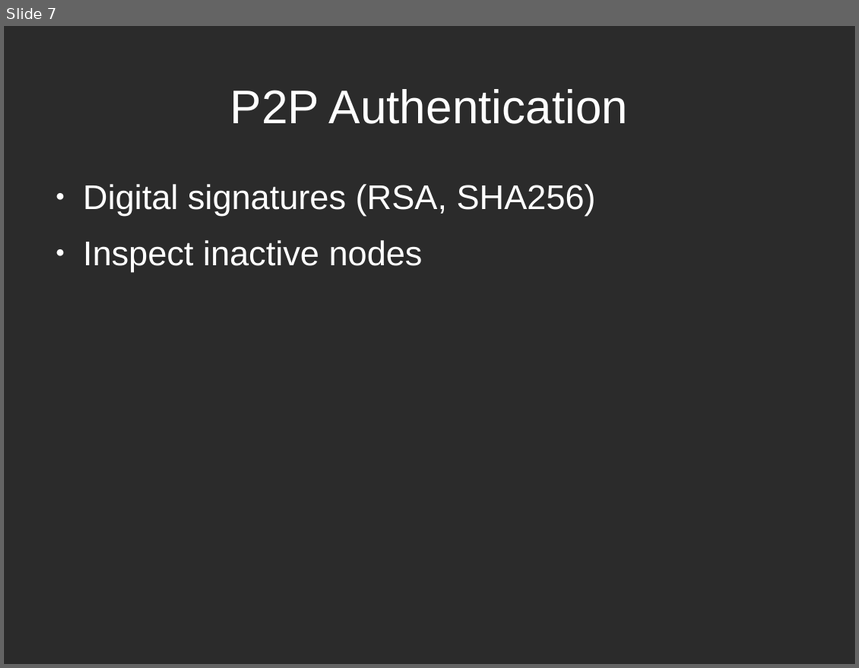
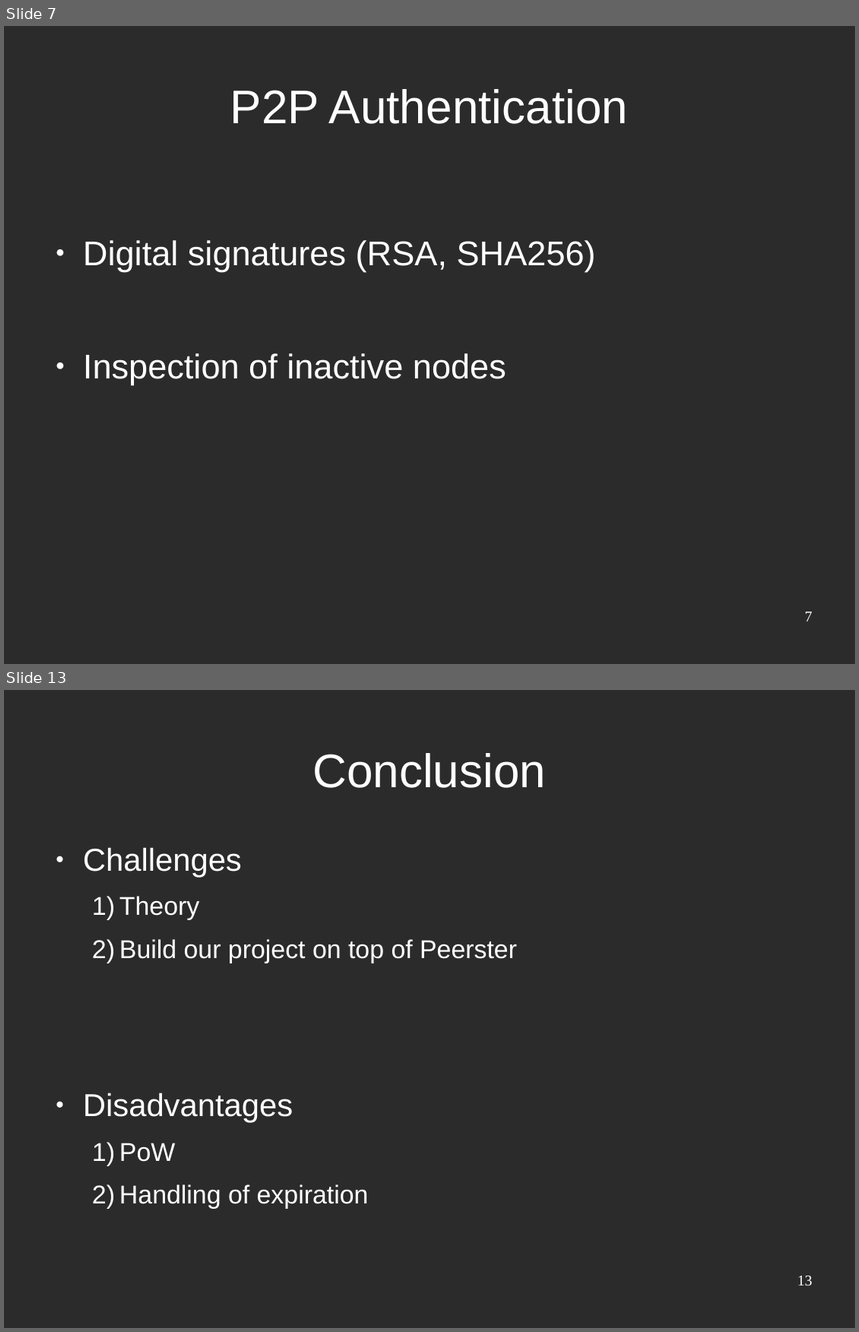
Before and after one commit to mthambipillai/blockchainSybilAttackResistance, a slide deck: BlockchainSybilAttack.odp. Shown one above the other, each under a label of ours: slide 7 before the commit, slides 7 and 13 after it; the slides between them are not shown. The pictures are 859x668 and 859x1332 pixels, drawn with LibreOffice and Linux fonts; fonts in the diff are those of the drawing; background and template pictures are left out; a plain dark background stands for a picture behind light text. Boxes give left, top, right and bottom in pixels: in the first picture for what was removed or moved away, otherwise in the second. Text is boxed around its words. In the diff, an @@ line names an element or a change of style, - is before the commit and + after.

```diff
--- a/BlockchainSybilAttack.odp
+++ b/BlockchainSybilAttack.odp
@@ slide 13 added at [4, 690, 855, 1328], background picture (left out) @@
@@ title added at [313, 753, 546, 788], 44 pt, text #FFFFFF @@
+Conclusion
@@ text added at [83, 847, 517, 1209], 24.1 pt, text #FFFFFF @@
+● Challenges
+  1) Theory
+  2) Build our project on top of Peerster
+● Disadvantages
+  1) PoW
+  2) Handling of expiration
@@ page number added at [797, 1276, 813, 1286], 14 pt, text #FFFFFF @@
+13
@@ slide 7 changed as well @@
@@ text at [83, 354, 506, 385]: text changed @@
-● Inspect inactive nodes
+● Inspection of inactive nodes
@@ page number added at [805, 612, 813, 622], 14 pt, text #FFFFFF @@
+7
```
Also in this commit, not shown: 7 other slides changed, 6 other slides added, 1 slide removed.
